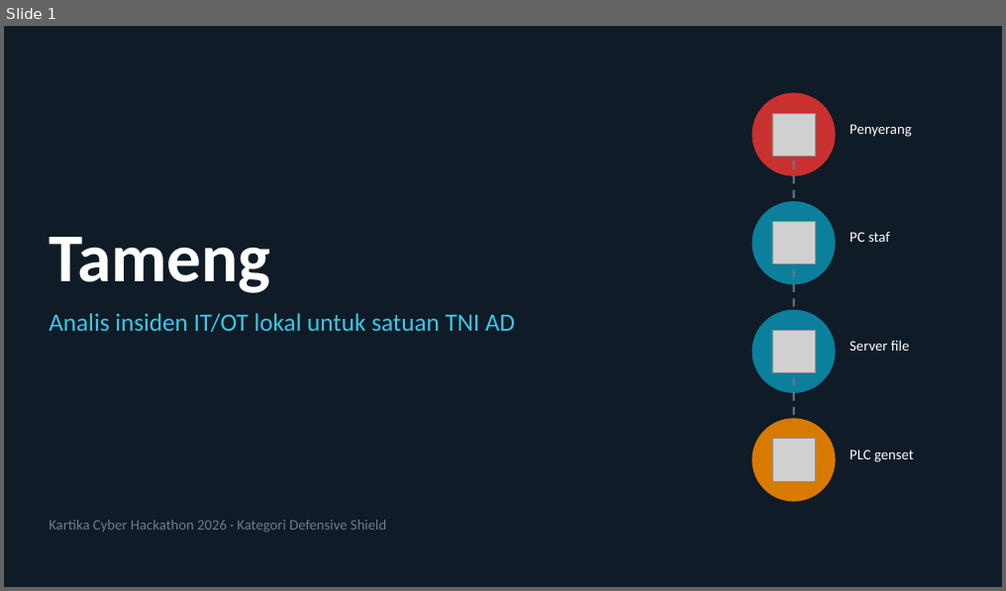
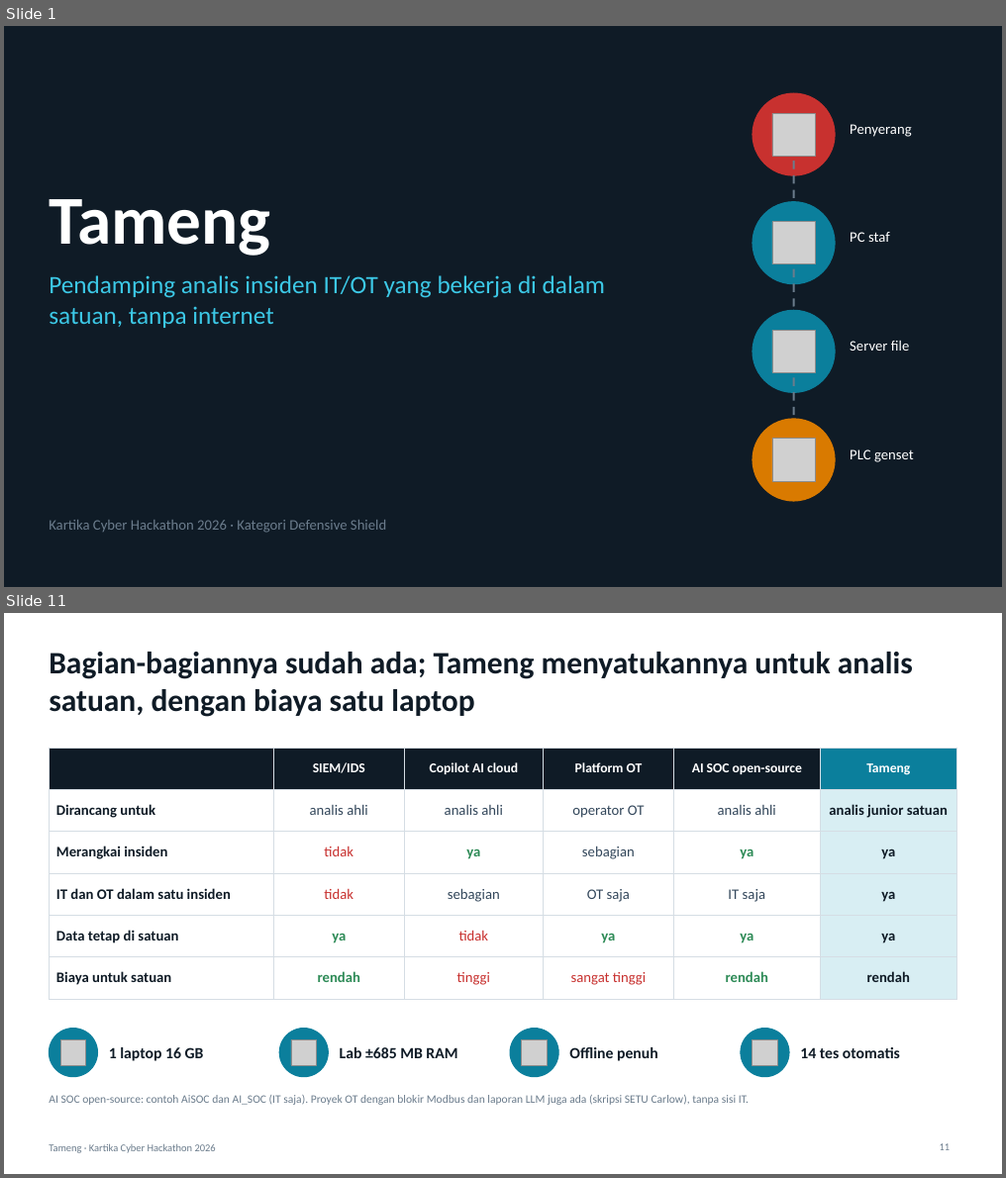
Before and after one commit to yogasamsu/Kartika-cyber, a slide deck: presentasi/tameng-presentasi.pptx. Shown one above the other, each under a label of ours: slide 1 before the commit, slides 1 and 11 after it; the slides between them are not shown. The pictures are 1006x591 and 1006x1178 pixels, drawn with LibreOffice and Linux fonts; fonts in the diff are those of the drawing; grey boxes stand for pictures. Boxes give left, top, right and bottom in pixels: in the first picture for what was removed or moved away, otherwise in the second. Text is boxed around its words. In the diff, an @@ line names an element or a change of style, - is before the commit and + after.

```diff
--- a/presentasi/tameng-presentasi.pptx
+++ b/presentasi/tameng-presentasi.pptx
@@ slide 11 added at <box>4,613,1002,1174</box>, background #FFFFFF @@
@@ title added at <box>49,652,913,717</box>, 30 pt, text #0F1B26, bold @@
+Bagian-bagiannya sudah ada; Tameng menyatukannya untuk analis satuan, dengan biaya satu laptop
@@ table added at <box>49,748,957,989</box>, 6 rows, 6 columns @@
+ | SIEM/IDS | Copilot AI cloud | Platform OT | AI SOC open-source | Tameng
+Dirancang untuk | analis ahli | analis ahli | operator OT | analis ahli | analis junior satuan
+Merangkai insiden | tidak | ya | sebagian | ya | ya
+IT dan OT dalam satu insiden | tidak | sebagian | OT saja | IT saja | ya
+Data tetap di satuan | ya | tidak | ya | ya | ya
+Biaya untuk satuan | rendah | tinggi | sangat tinggi | rendah | rendah
@@ ellipse added at <box>49,1029,98,1077</box>, fill #0B7F9C, outline #0B7F9C 1 pt @@
@@ picture added at <box>60,1041,86,1065</box> @@
@@ text added at <box>109,1048,204,1061</box>, 15 pt, text #0F1B26, bold @@
+1 laptop 16 GB
@@ ellipse added at <box>279,1029,328,1077</box>, fill #0B7F9C, outline #0B7F9C 1 pt @@
@@ picture added at <box>291,1041,317,1065</box> @@
@@ text added at <box>340,1048,457,1059</box>, 15 pt, text #0F1B26, bold @@
+Lab ±685 MB RAM
@@ ellipse added at <box>510,1029,558,1077</box>, fill #0B7F9C, outline #0B7F9C 1 pt @@
@@ picture added at <box>522,1041,548,1065</box> @@
@@ text added at <box>569,1048,658,1061</box>, 15 pt, text #0F1B26, bold @@
+Offline penuh
@@ ellipse added at <box>741,1029,789,1077</box>, fill #0B7F9C, outline #0B7F9C 1 pt @@
@@ picture added at <box>752,1041,778,1065</box> @@
@@ text added at <box>800,1048,900,1059</box>, 15 pt, text #0F1B26, bold @@
+14 tes otomatis
@@ text added at <box>49,1095,748,1105</box>, 11 pt, text #6B7C8C @@
+AI SOC open-source: contoh AiSOC dan AI_SOC (IT saja). Proyek OT dengan blokir Modbus dan laporan LLM juga ada (skripsi SETU Carlow), tanpa sisi IT.
@@ text added at <box>49,1145,216,1154</box>, 10 pt, text #6B7C8C @@
+Tameng · Kartika Cyber Hackathon 2026
@@ page number added at <box>940,1144,950,1151</box>, 10 pt, text #6B7C8C @@
+11
@@ slide 1 changed as well @@
@@ title "Tameng": place and size @@
-title "Tameng" at <box>49,237,270,293</box>
+title "Tameng" at <box>49,199,270,256</box>
@@ text at <box>49,275,605,328</box>: text changed @@
-Analis insiden IT/OT lokal untuk satuan TNI AD
+Pendamping analis insiden IT/OT yang bekerja di dalam satuan, tanpa internet
```
Also in this commit, not shown: 5 other slides changed, 7 other slides added, 4 slides removed, 5 other files.
